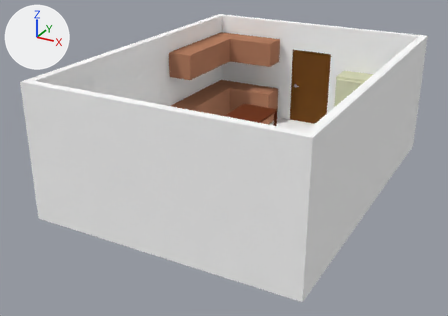
An edit to the Blender file needsthtoeat/Assets/Room Asset/Room1/Room1.blend, drawn before and after from the same camera.
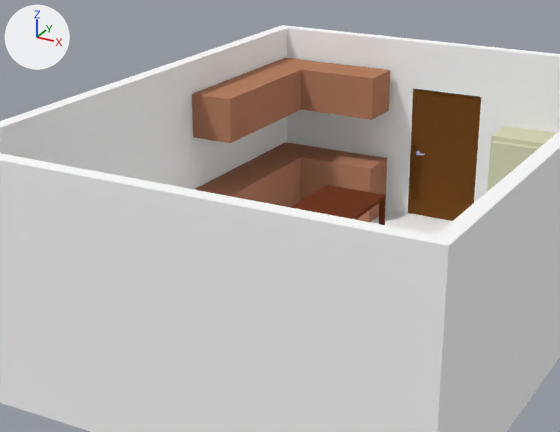
Old and new are each drawn whole from a camera (50 mm lens) standing at (9.41, -8.98, 6.7) and looking at (2.62, 3.36, 0.53) and again close up on the part from 14% to 84% of the width and 0% to 77% of the height. Lighting does not change. The marker at upper left points along +X, +Y and +Z.
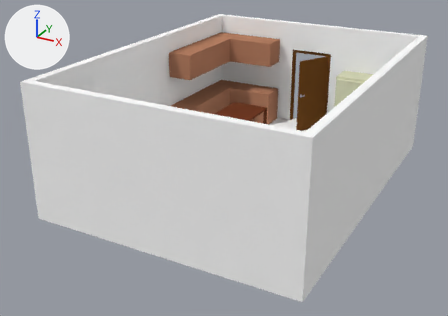
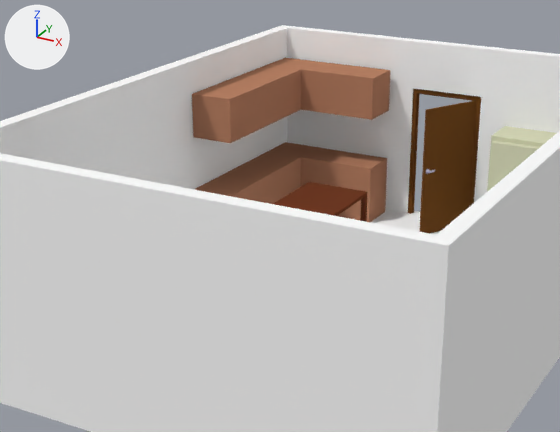
Where the change shows, as pixel boxes [x1, y1, x2, y2] in the close-ups (560 x 432 px):
'Door.001', turned: before [411, 93, 477, 221]; after [419, 101, 477, 234]
'Cube.008', moved: before [290, 185, 386, 220]; after [273, 182, 367, 216]
'Cube.006', moved: before [379, 199, 386, 225]; after [360, 196, 367, 222]
'Handle_Back', turned: before [416, 151, 425, 155]; after [426, 169, 435, 174]

The change, as a list of edits to the scene's bpy script:
```text
Change ob_door_001:
    ob_door_001.rotation_euler: (0.0, 0.0, 0.0) -> (0.0, 0.0, -5.195)  # degrees (0, 0, 0) -> degrees (0, 0, -298)
Change ob_cube_008:
    ob_cube_008.location: (2.38, 5.04, 1.03) -> (2.07, 5.04, 1.03)
Change ob_cube_006:
    ob_cube_006.location: (2.85, 5.89, 0.98) -> (2.54, 5.89, 0.98)
```
